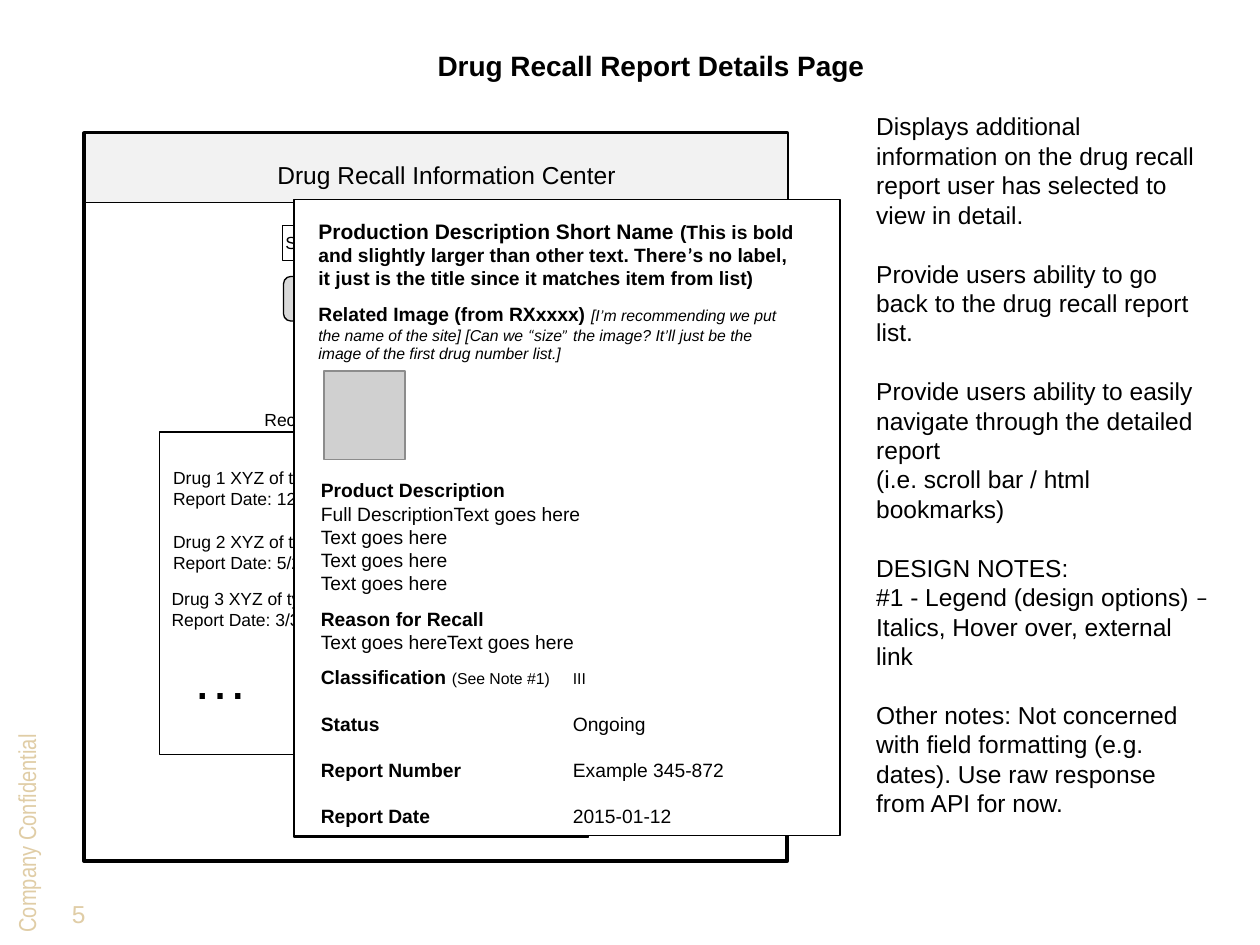
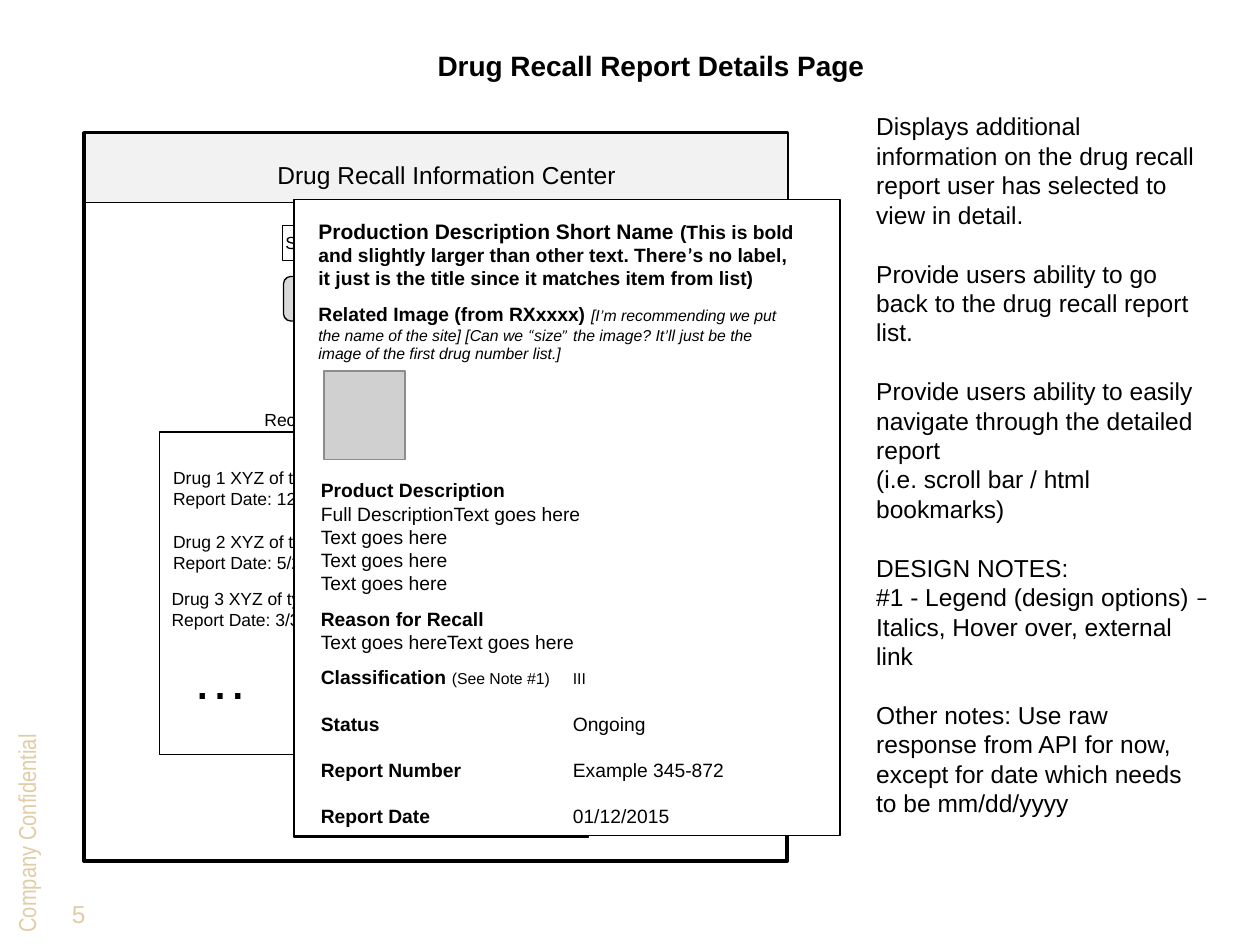
Before and after one commit to DevTechnology/DRIC, a slide deck: slide 5 of Documentation/Design/Wireframes/DRIC wireframes.pptx. Drawn at 1260x945 pixels with LibreOffice and Linux fonts; fonts in the diff are those of the drawing; grey boxes stand for pictures; background and template pictures are left out. Boxes give left, top, right and bottom in pixels: in the first picture for what was removed or moved away, otherwise in the second. Text is boxed around its words. In the diff, an @@ line names an element or a change of style, - is before the commit and + after.

```diff
--- a/Documentation/Design/Wireframes/DRIC wireframes.pptx
+++ b/Documentation/Design/Wireframes/DRIC wireframes.pptx
@@ text at [876, 706, 1182, 817]: text changed @@
-Other notes: Not concerned with field formatting (e.g. dates). Use raw response from API for now.
+Other notes: Use raw response from API for now, except for date which needs to be mm/dd/yyyy
@@ text at [321, 809, 669, 827]: text changed @@
-Report Date 2015-01-12
+Report Date 01/12/2015
```
Also in this commit, not shown: 3 other slides changed, 6 other files.
